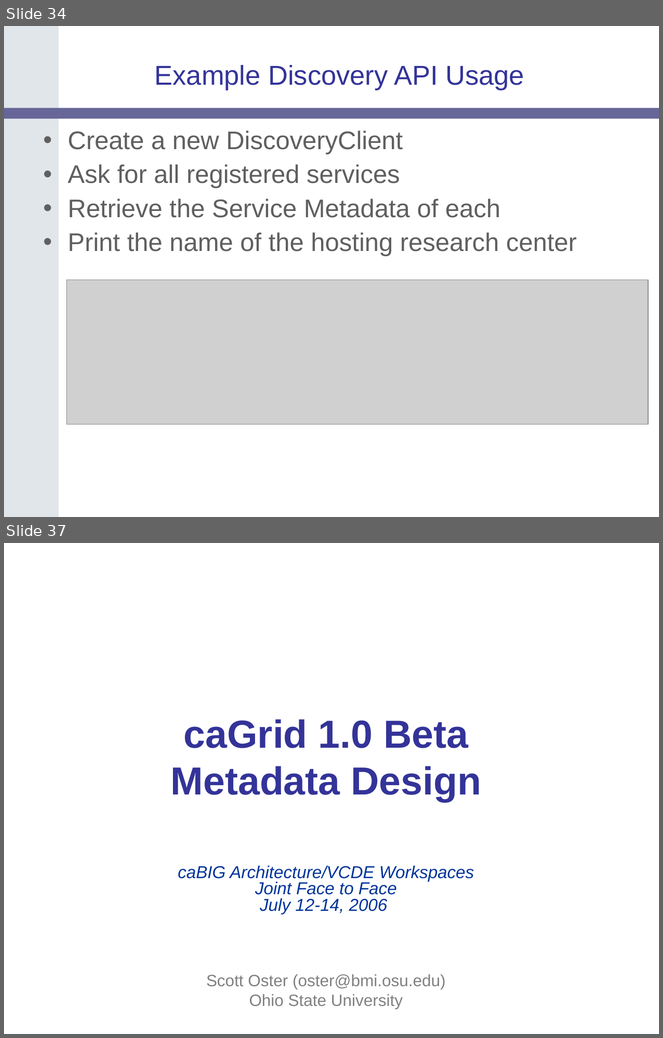
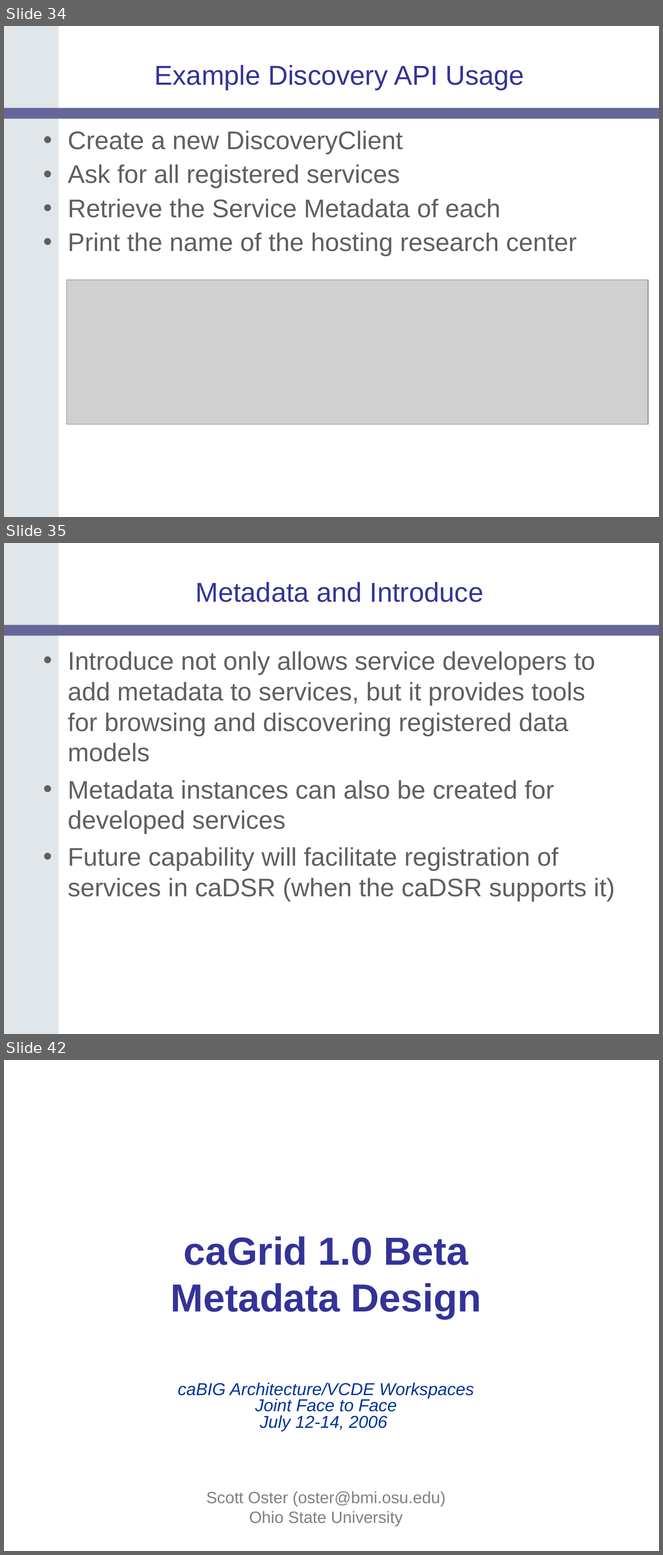
Before and after one commit to NCIP/cagrid-portal, a slide deck: cagrid-1-0/Documentation/presentations/200607_VCDE_ARCH/caGrid-1.0_Beta_Metadata.ppt. Shown one above the other, each under a label of ours: slides 34 and 37 before the commit, slides 34, 35 and 42 after it; the slides between them are not shown. The pictures are 663x1038 and 663x1555 pixels, drawn with LibreOffice and Linux fonts; fonts in the diff are those of the drawing; grey boxes stand for pictures; background and template pictures are left out. Boxes give left, top, right and bottom in pixels: in the first picture for what was removed or moved away, otherwise in the second. Text is boxed around its words. In the diff, an @@ line names an element or a change of style, - is before the commit and + after.

Commit message:
added introduce slides

```diff
--- a/cagrid-1-0/Documentation/presentations/200607_VCDE_ARCH/caGrid-1.0_Beta_Metadata.ppt
+++ b/cagrid-1-0/Documentation/presentations/200607_VCDE_ARCH/caGrid-1.0_Beta_Metadata.ppt
@@ slide 35 added at (4,543,659,1034), background #FFFFFF; not listed: 2 template elements that a slide beside it also shows @@
@@ title added at (195,582,484,602), 30 pt, text #333399 @@
+Metadata and Introduce
@@ text added at (68,651,615,902), 28 pt, text #5F5F5F @@
+• Introduce not only allows service developers to add metadata to services, but it provides tools for browsing and discovering registered data models
+• Metadata instances can also be created for developed services
+• Future capability will facilitate registration of services in caDSR (when the caDSR supports it)
@@ what was slide 37 is now slide 42 @@
```
Also in this commit, not shown: 4 slides changed, 6 other slides added, 2 slides removed.
